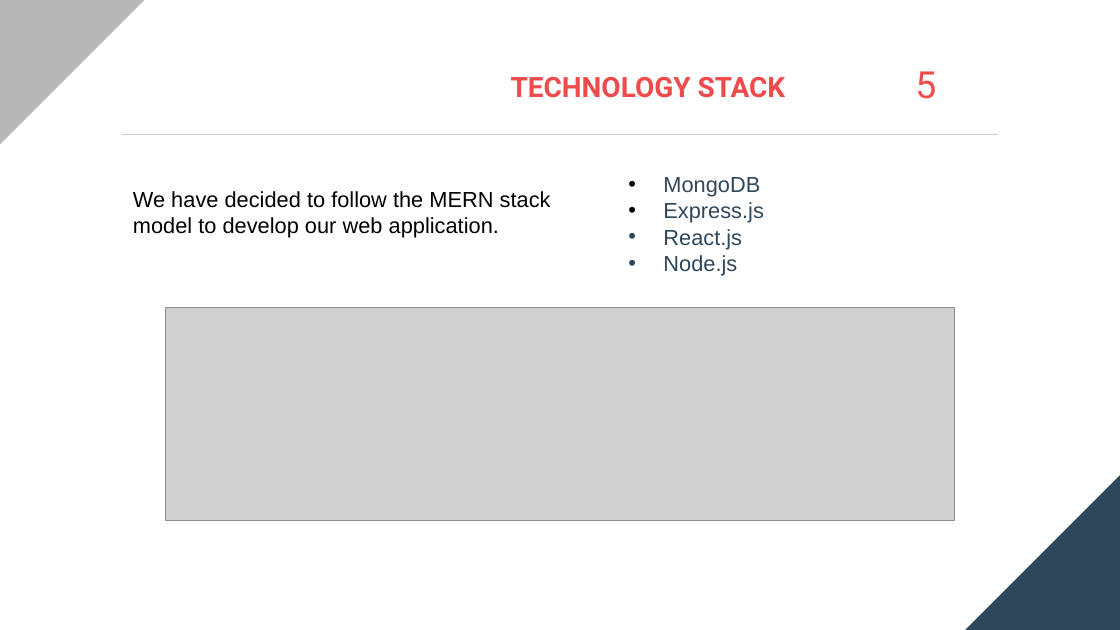
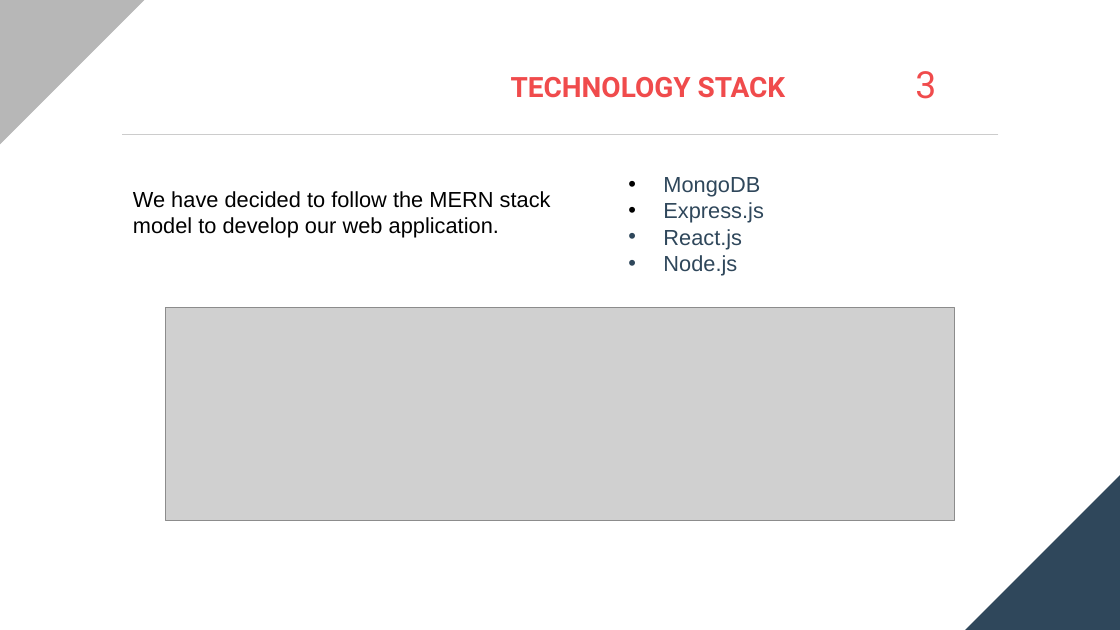
Before and after one commit to Tanvi-412/Prep_Your_Meal, a slide deck: slide 6 of documentation/ArchitectureDesign.pptx (slide 5 before the commit). Drawn at 1120x630 pixels with LibreOffice and Linux fonts; fonts in the diff are those of the drawing; grey boxes stand for pictures. Boxes give left, top, right and bottom in pixels: in the first picture for what was removed or moved away, otherwise in the second. Text is boxed around its words. In the diff, an @@ line names an element or a change of style, - is before the commit and + after.

```diff
--- a/documentation/ArchitectureDesign.pptx
+++ b/documentation/ArchitectureDesign.pptx
@@ text at (915, 71, 936, 99): text changed @@
-5
+3
```
Also in this commit, not shown: 5 other slides changed, 1 other file.
